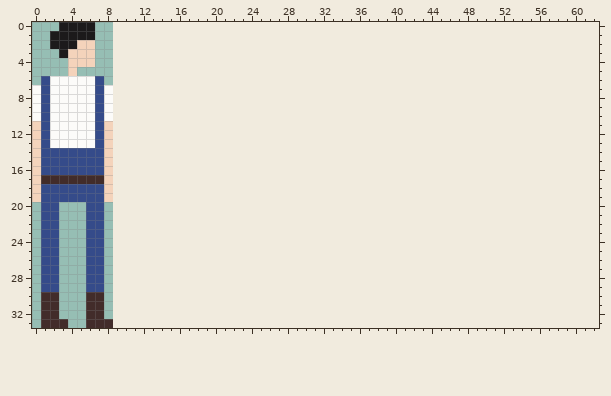
Two versions of one pixel-art sprite, media/player.png. The first picture shows the starting point.
The file is 9x34 pixels. Colours within 5 levels of each other are drawn and written as one. The old version is drawn lined up with the new one, on the new canvas.
New version:
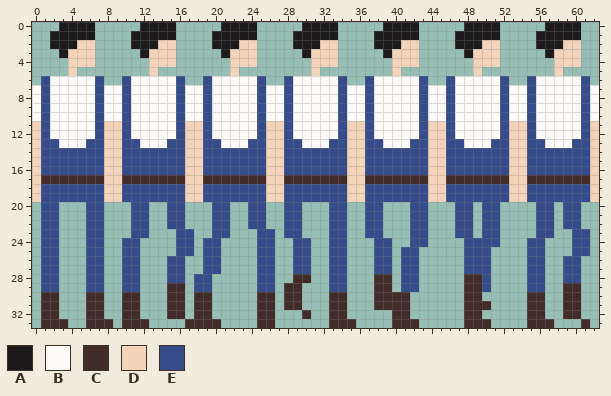
Palette (. is transparent): A #1c1a1b  B #fcfbf9  C #422c2a  D #f4d3bb  E #354b8a
Message: Walk animation.
What changed:
canvas 9x34 -> 63x34
Changed rows in their new state; - is an unchanged pixel.
first column x 2:
 0 ----------AAAA-----AAAA-----AAAA-----AAAA-----AAAA-----AAAA--
 1 ---------AAAAA----AAAAA----AAAAA----AAAAA----AAAAA----AAAAA--
 2 ---------AAADD----AAADD----AAADD----AAADD----AAADD----AAADD--
 3 ----------ADDD-----ADDD-----ADDD-----ADDD-----ADDD-----ADDD--
 4 -----------DDD------DDD------DDD------DDD------DDD------DDD--
 5 -----------D--------D--------D--------D--------D--------D----
 6 --------EBBBBBE--EBBBBBE--EBBBBBE--EBBBBBE--EBBBBBE--EBBBBBE-
 7 -------BEBBBBBEBBEBBBBBEBBEBBBBBEBBEBBBBBEBBEBBBBBEBBEBBBBBEB
 8 -------BEBBBBBEBBEBBBBBEBBEBBBBBEBBEBBBBBEBBEBBBBBEBBEBBBBBEB
 9 -------BEBBBBBEBBEBBBBBEBBEBBBBBEBBEBBBBBEBBEBBBBBEBBEBBBBBEB
10 -------BEBBBBBEBBEBBBBBEBBEBBBBBEBBEBBBBBEBBEBBBBBEBBEBBBBBEB
11 -------DEBBBBBEDDEBBBBBEDDEBBBBBEDDEBBBBBEDDEBBBBBEDDEBBBBBED
12 -------DEBBBBBEDDEBBBBBEDDEBBBBBEDDEBBBBBEDDEBBBBBEDDEBBBBBED
13 E---E--DEEBBBEEDDEEBBBEEDDEEBBBEEDDEEBBBEEDDEEBBBEEDDEEBBBEED
14 -------DEEEEEEEDDEEEEEEEDDEEEEEEEDDEEEEEEEDDEEEEEEEDDEEEEEEED
15 -------DEEEEEEEDDEEEEEEEDDEEEEEEEDDEEEEEEEDDEEEEEEEDDEEEEEEED
16 -------DEEEEEEEDDEEEEEEEDDEEEEEEEDDEEEEEEEDDEEEEEEEDDEEEEEEED
17 -------DCCCCCCCDDCCCCCCCDDCCCCCCCDDCCCCCCCDDCCCCCCCDDCCCCCCCD
18 -------DEEEEEEEDDEEEEEEEDDEEEEEEEDDEEEEEEEDDEEEEEEEDDEEEEEEED
19 -------DEEEEEEEDDEEEEEEEDDEEEEEEEDDEEEEEEEDDEEEEEEEDDEEEEEEED
20 ---------EE--EE---EE--EE--EE---EE--EE---EE---EE-EE----EE-EE--
21 ---------EE--EE---EE--EE--EE---EE--EE---EE---EE-EE----EE-EE--
22 ---------EE--EE---EE--EE--EE---EE--EE---EE---EE-EE----EE-EE--
23 ---------EE---EE--EE---EE-EE---EE--EE---EE---EE-EE----EE--EE-
24 --------EE----EE-EE----EE--EE--EE---EE--EE----EEEE---EE---EE-
25 --------EE----EE-EE----EE--EE--EE---EE-EE-----EEE----EE---EE-
26 --------EE---EE--EE----EE--EE--EE---EE-EE-----EEE----EE--EE--
27 --------EE---EE--EE----EE--EE--EE---EE-EE-----EEE----EE--EE--
28 --------EE---EE-EE-----EE--CC--EE---CC-EE-----CCE----EE--EE--
29 --------EE---CC-EE-----EE-CC---EE---CC-EE-----CCE----EE--CC--
30 --------CC---CC-CC-----CC-CC---CC---CCCC------CC-----CC--CC--
31 --------CC---CC-CC-----CC-CC---CC---CCCC------CCC----CC--CC--
32 --------CC---CC-CC-----CC---C--CC-----CC------CC-----CC--CC--
33 --------CCC----CCCC----CC------CCC----CCC-----CCC----CCC---C-
